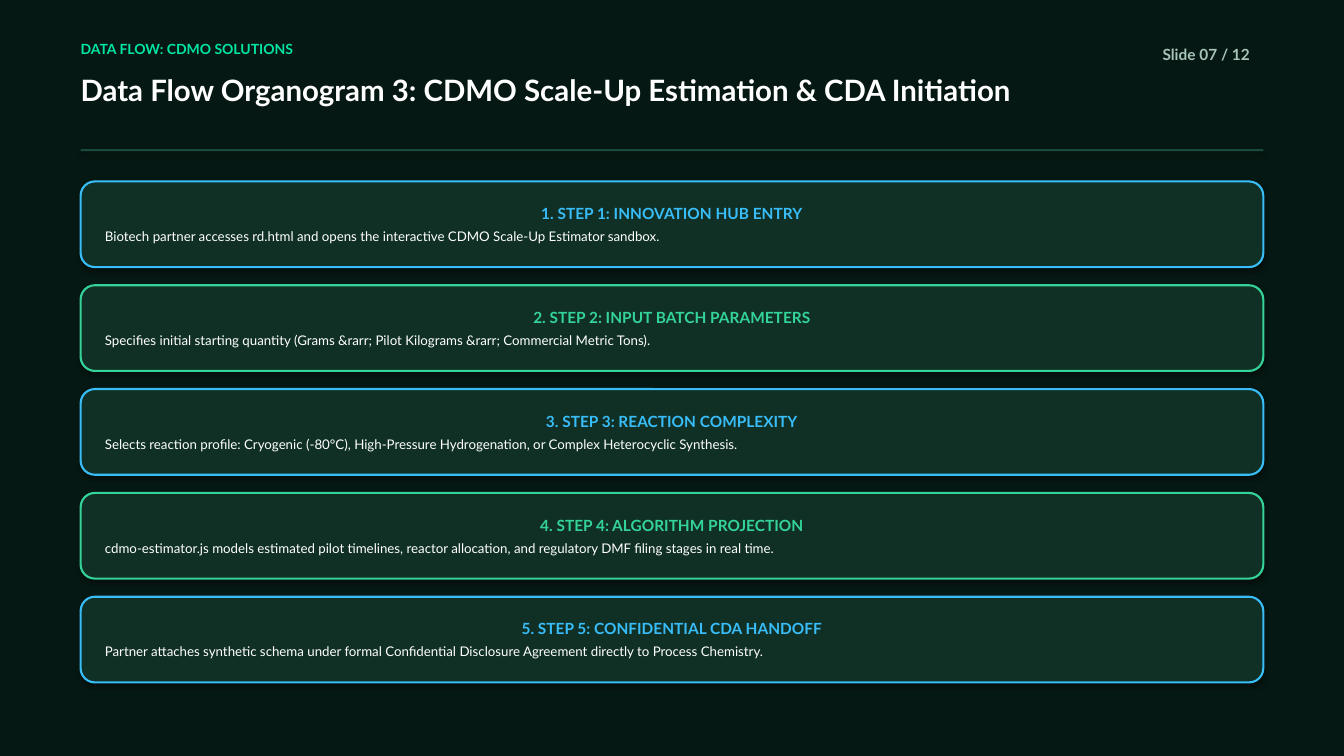
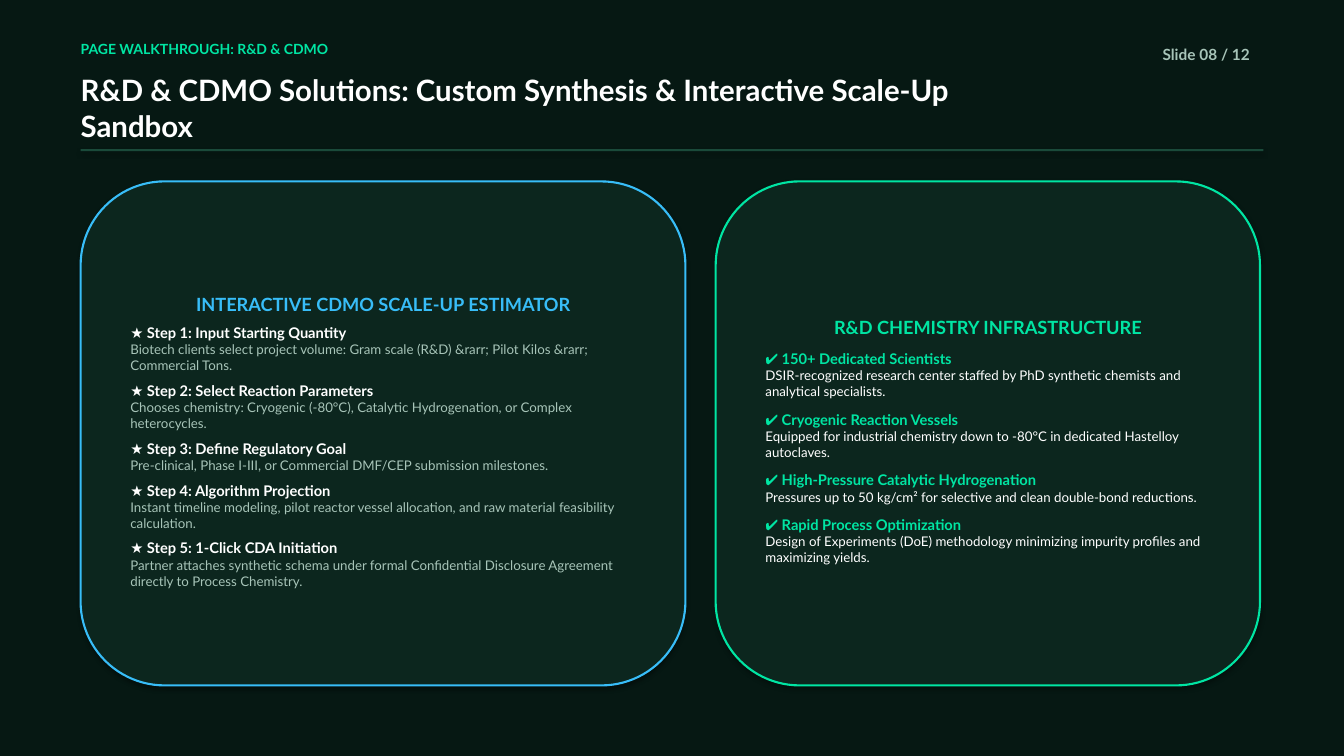
Before and after one commit to saikrishna-bethamcharla/vasudhapharma-green, a slide deck: slide 8 of Vasudha_Pharma_Executive_Presentation.pptx (slide 7 before the commit). Drawn at 1344x756 pixels with LibreOffice and Linux fonts; fonts in the diff are those of the drawing. Boxes give left, top, right and bottom in pixels: in the first picture for what was removed or moved away, otherwise in the second. Text is boxed around its words. In the diff, an @@ line names an element or a change of style, - is before the commit and + after.

Commit message:
docs(presentation): update deck to page-by-page walkthrough with 3D globe, About Us, and section organograms

```diff
--- a/Vasudha_Pharma_Executive_Presentation.pptx
+++ b/Vasudha_Pharma_Executive_Presentation.pptx
@@ text at bbox=[81, 43, 328, 54]: text changed @@
-DATA FLOW: CDMO SOLUTIONS
+PAGE WALKTHROUGH: R&D & CDMO
@@ text at bbox=[1163, 48, 1250, 60]: text changed @@
-Slide 07 / 12
+Slide 08 / 12
@@ text at bbox=[81, 79, 949, 138]: text changed @@
-Data Flow Organogram 3: CDMO Scale-Up Estimation & CDA Initiation
+R&D & CDMO Solutions: Custom Synthesis & Interactive Scale-Up Sandbox
@@ rounded rectangle "INTERACTIVE CDMO SCALE-UP ESTIMATOR": place and size @@
-rounded rectangle "INTERACTIVE CDMO SCALE-UP ESTIMATOR" at bbox=[81, 181, 1263, 267]
+rounded rectangle "INTERACTIVE CDMO SCALE-UP ESTIMATOR" at bbox=[81, 181, 686, 686]
@@ rounded rectangle "INTERACTIVE CDMO SCALE-UP ESTIMATOR" at bbox=[81, 181, 686, 686]: fill #103026 to #0C261E @@
@@ rounded rectangle added at bbox=[716, 181, 1260, 686], fill #0C261E, outline #00E5A3 1.5 pt, 9.5 pt, text #FFFFFF @@
+R&D CHEMISTRY INFRASTRUCTURE
+✔ 150+ Dedicated Scientists
+DSIR-recognized research center staffed by PhD synthetic chemists and analytical specialists.
+✔ Cryogenic Reaction Vessels
+Equipped for industrial chemistry down to -80°C in dedicated Hastelloy autoclaves.
+✔ High-Pressure Catalytic Hydrogenation
+Pressures up to 50 kg/cm² for selective and clean double-bond reductions.
+✔ Rapid Process Optimization
+Design of Experiments (DoE) methodology minimizing impurity profiles and maximizing yields.
@@ rounded rectangle removed at bbox=[81, 285, 1263, 371] @@
-2. STEP 2: INPUT BATCH PARAMETERS
-Specifies initial starting quantity (Grams &rarr; Pilot Kilograms &rarr; Commercial Metric Tons).
@@ text in rounded rectangle at bbox=[130, 297, 614, 588]: text changed; text colour #FFFFFF to #A7C4B8 @@
-1. STEP 1: INNOVATION HUB ENTRY
-Biotech partner accesses rd.html and opens the interactive CDMO Scale-Up Estimator sandbox.
+INTERACTIVE CDMO SCALE-UP ESTIMATOR
+★ Step 1: Input Starting Quantity
+Biotech clients select project volume: Gram scale (R&D) &rarr; Pilot Kilos &rarr; Commercial Tons.
+★ Step 2: Select Reaction Parameters
+Chooses chemistry: Cryogenic (-80°C), Catalytic Hydrogenation, or Complex heterocycles.
+★ Step 3: Define Regulatory Goal
+Pre-clinical, Phase I-III, or Commercial DMF/CEP submission milestones.
+★ Step 4: Algorithm Projection
+Instant timeline modeling, pilot reactor vessel allocation, and raw material feasibility calculation.
+★ Step 5: 1-Click CDA Initiation
+Partner attaches synthetic schema under formal Confidential Disclosure Agreement directly to Process Chemistry.
@@ rounded rectangle removed at bbox=[81, 389, 1263, 475] @@
-3. STEP 3: REACTION COMPLEXITY
-Selects reaction profile: Cryogenic (-80°C), High-Pressure Hydrogenation, or Complex Heterocyclic Synthesis.
@@ rounded rectangle removed at bbox=[81, 493, 1263, 579] @@
-4. STEP 4: ALGORITHM PROJECTION
-cdmo-estimator.js models estimated pilot timelines, reactor allocation, and regulatory DMF filing stages in real time.
@@ rounded rectangle removed at bbox=[81, 597, 1263, 683] @@
-5. STEP 5: CONFIDENTIAL CDA HANDOFF
-Partner attaches synthetic schema under formal Confidential Disclosure Agreement directly to Process Chemistry.
```
Also in this commit, not shown: 2 other slides changed, 9 slides added, 9 slides removed, 2 other files.
